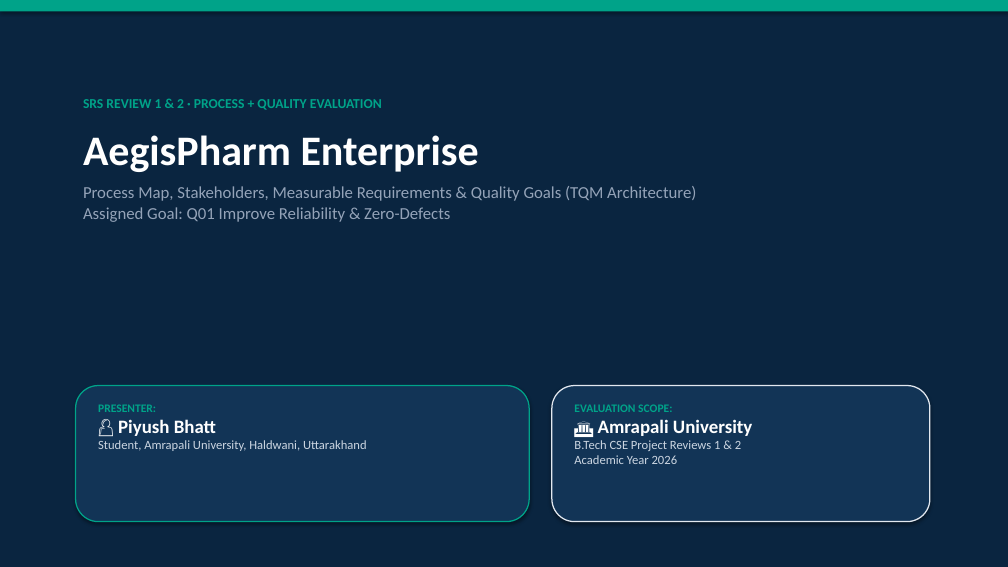
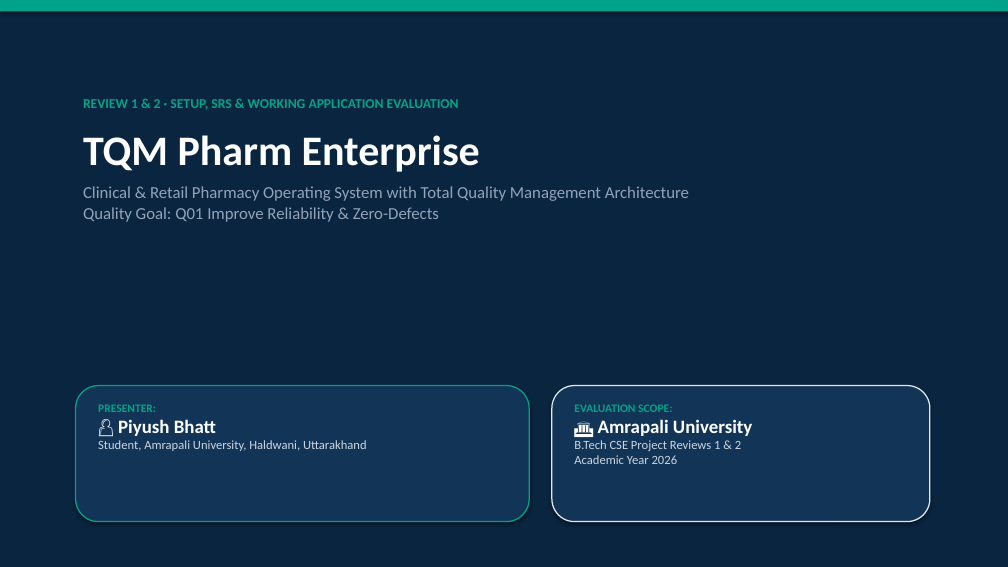
Before and after one commit to Piyush7251/Pharmacy_Management_System, a slide deck: slide 1 of AegisPharm_TQM_Presentation_Piyush_Bhatt.pptx. Drawn at 1008x567 pixels with LibreOffice and Linux fonts; fonts in the diff are those of the drawing. Boxes give left, top, right and bottom in pixels: in the first picture for what was removed or moved away, otherwise in the second. Text is boxed around its words. In the diff, an @@ line names an element or a change of style, - is before the commit and + after.

Commit message:
docs: align 18-slide presentation with exact rubric headings from university evaluation images

```diff
--- a/AegisPharm_TQM_Presentation_Piyush_Bhatt.pptx
+++ b/AegisPharm_TQM_Presentation_Piyush_Bhatt.pptx
@@ text at <box>83,99,689,222</box>: text changed @@
-SRS REVIEW 1 & 2 · PROCESS + QUALITY EVALUATION
-AegisPharm Enterprise
-Process Map, Stakeholders, Measurable Requirements & Quality Goals (TQM Architecture)
-Assigned Goal: Q01 Improve Reliability & Zero-Defects
+REVIEW 1 & 2 · SETUP, SRS & WORKING APPLICATION EVALUATION
+TQM Pharm Enterprise
+Clinical & Retail Pharmacy Operating System with Total Quality Management Architecture
+Quality Goal: Q01 Improve Reliability & Zero-Defects
```
Also in this commit, not shown: 10 other slides changed, 7 slides added, 7 slides removed, 3 other files.
